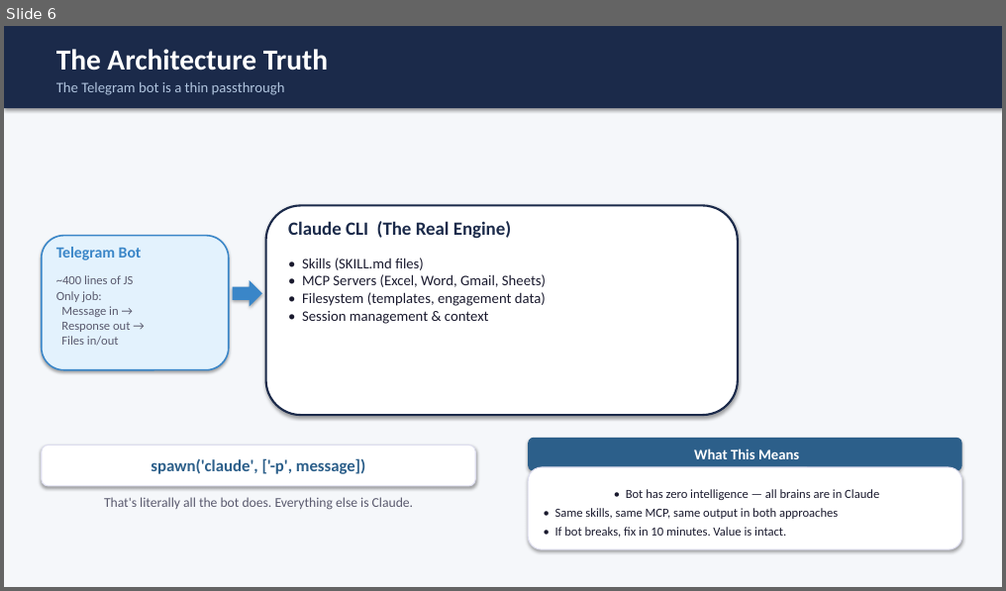
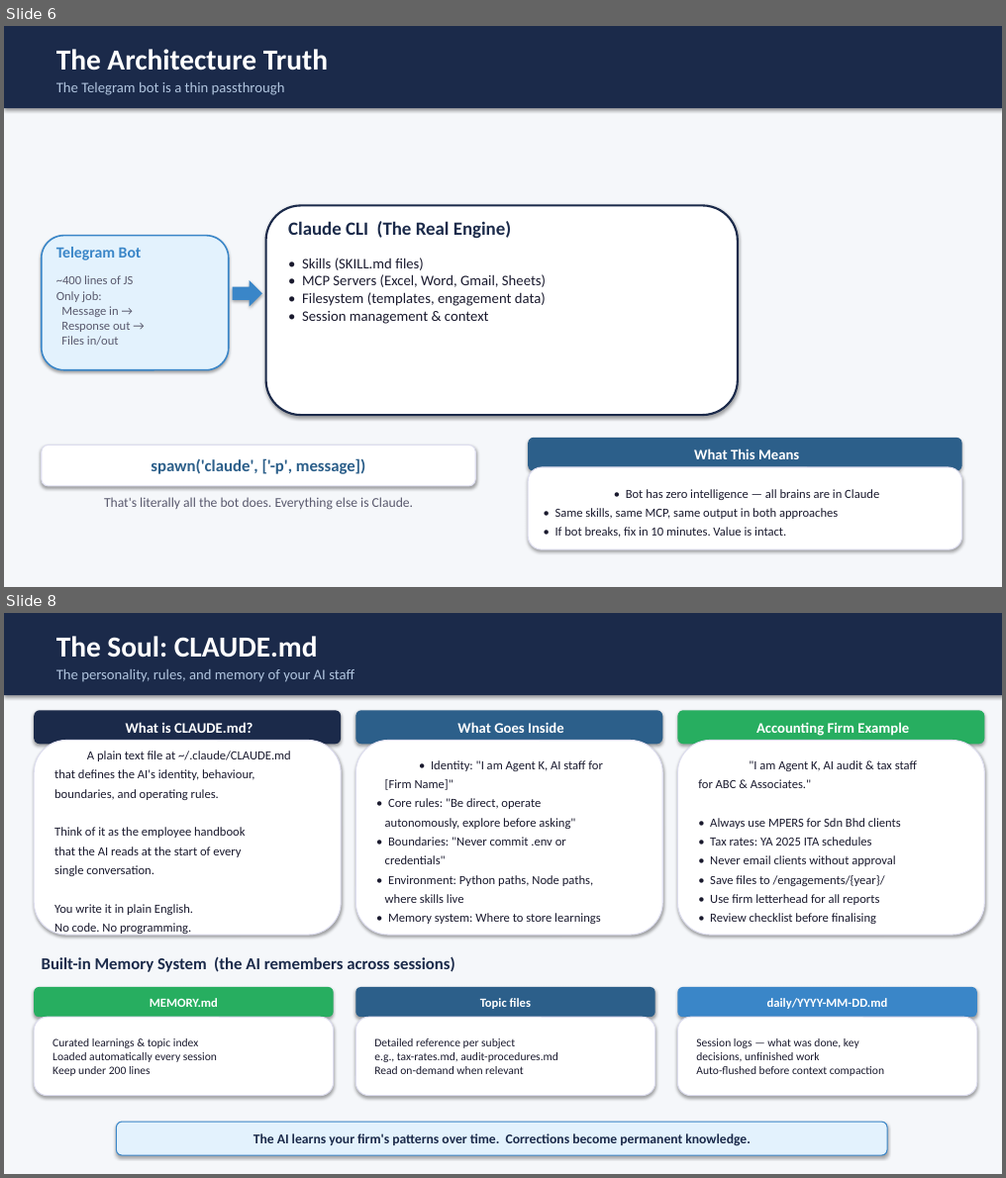
Before and after one commit to WeiKhjan/Agent_K_Telegram, a slide deck: Agent_K_Deployment_Strategy.pptx. Shown one above the other, each under a label of ours: slide 6 before the commit, slides 6 and 8 after it; the slides between them are not shown. The pictures are 1006x591 and 1006x1178 pixels, drawn with LibreOffice and Linux fonts; fonts in the diff are those of the drawing. Boxes give left, top, right and bottom in pixels: in the first picture for what was removed or moved away, otherwise in the second. Text is boxed around its words. In the diff, an @@ line names an element or a change of style, - is before the commit and + after.

```diff
--- a/Agent_K_Deployment_Strategy.pptx
+++ b/Agent_K_Deployment_Strategy.pptx
@@ slide 8 added at [4,613,1002,1174], background #F5F7FA @@
@@ rectangle added at [4,613,1002,695], fill #1B2A4A @@
@@ text added at [56,636,318,658], 28 pt, text #FFFFFF, bold @@
+The Soul: CLAUDE.md
@@ text added at [56,669,354,682], 14 pt, text #B0C4DE @@
+The personality, rules, and memory of your AI staff
@@ rounded rectangle added at [34,710,341,744], fill #1B2A4A, 14 pt, text #FFFFFF, bold @@
+What is CLAUDE.md?
@@ rounded rectangle added at [355,710,662,744], fill #2C5F8A, 14 pt, text #FFFFFF, bold @@
+What Goes Inside
@@ rounded rectangle added at [678,710,985,744], fill #27AE60, 14 pt, text #FFFFFF, bold @@
+Accounting Firm Example
@@ rounded rectangle added at [34,741,341,935], fill #FFFFFF, outline #DDDDEE 1 pt, 12 pt, text #1A1A2E @@
+A plain text file at ~/.claude/CLAUDE.md
+that defines the AI's identity, behaviour,
+boundaries, and operating rules.
+Think of it as the employee handbook
+that the AI reads at the start of every
+single conversation.
+You write it in plain English.
+No code. No programming.
@@ rounded rectangle added at [355,741,662,935], fill #FFFFFF, outline #DDDDEE 1 pt, 12 pt, text #1A1A2E @@
+• Identity: "I am Agent K, AI staff for
+[Firm Name]"
+• Core rules: "Be direct, operate
+autonomously, explore before asking"
+• Boundaries: "Never commit .env or
+credentials"
+• Environment: Python paths, Node paths,
+where skills live
+• Memory system: Where to store learnings
@@ rounded rectangle added at [678,741,985,935], fill #FFFFFF, outline #DDDDEE 1 pt, 12 pt, text #1A1A2E @@
+"I am Agent K, AI audit & tax staff
+for ABC & Associates."
+• Always use MPERS for Sdn Bhd clients
+• Tax rates: YA 2025 ITA schedules
+• Never email clients without approval
+• Save files to /engagements/{year}/
+• Use firm letterhead for all reports
+• Review checklist before finalising
@@ text added at [42,957,454,972], 16 pt, text #1B2A4A, bold @@
+Built-in Memory System (the AI remembers across sessions)
@@ rounded rectangle added at [34,987,334,1017], fill #27AE60, 12 pt, text #FFFFFF, bold @@
+MEMORY.md
@@ rounded rectangle added at [355,987,655,1017], fill #2C5F8A, 12 pt, text #FFFFFF, bold @@
+Topic files
@@ rounded rectangle added at [678,987,977,1017], fill #3A86C8, 12 pt, text #FFFFFF, bold @@
+daily/YYYY-MM-DD.md
@@ rounded rectangle added at [34,1017,334,1096], fill #FFFFFF, outline #DDDDEE 1 pt, 11 pt, text #1A1A2E @@
+Curated learnings & topic index
+Loaded automatically every session
+Keep under 200 lines
@@ rounded rectangle added at [355,1017,655,1096], fill #FFFFFF, outline #DDDDEE 1 pt, 11 pt, text #1A1A2E @@
+Detailed reference per subject
+e.g., tax-rates.md, audit-procedures.md
+Read on-demand when relevant
@@ rounded rectangle added at [678,1017,977,1096], fill #FFFFFF, outline #DDDDEE 1 pt, 11 pt, text #1A1A2E @@
+Session logs — what was done, key
+decisions, unfinished work
+Auto-flushed before context compaction
@@ rounded rectangle added at [116,1122,887,1156], fill #E3F2FD, outline #3A86C8 1 pt, 13 pt, text #1B2A4A, bold @@
+The AI learns your firm's patterns over time. Corrections become permanent knowledge.
```
Also in this commit, not shown: 4 other slides added, 1 other file.
